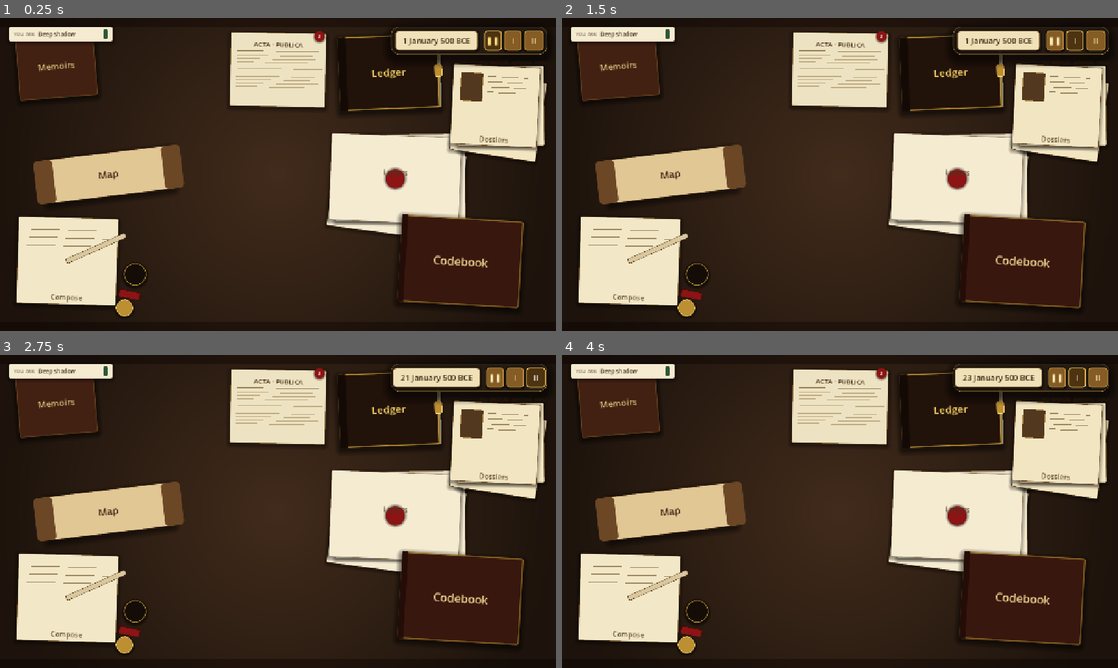
Above: before the commit, frames 1-4 (two rows, left to right).
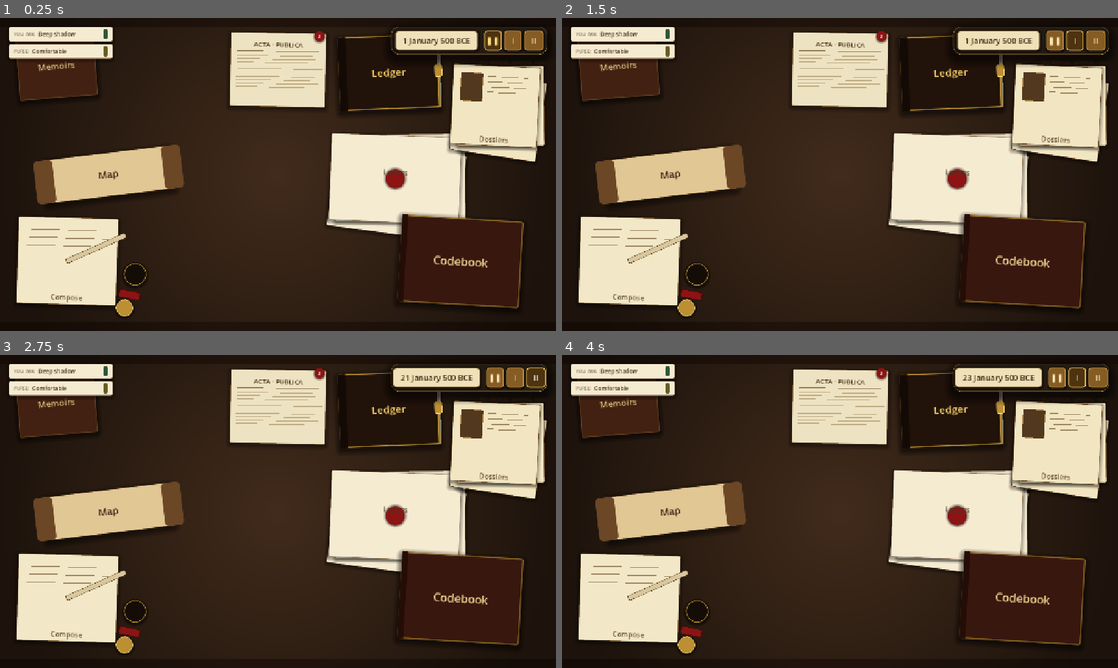
Above: after the commit, the same moments.

Repository: sweetpickle-24/silent-dominion
Game: Godot game, scene res://scenes/table/table.tscn
Same seed, same stepped clock (60 frames per second), same inputs: the game is played once before the commit and once after it.
Inputs:
- Up to frame 1 (0.25 s): no input
- Up to frame 2 (1.5 s): click "❚❚" at 0.5 s; click "I" at 1.25 s
- Up to frame 3 (2.75 s): click "II" at 2 s
- Up to frame 4 (4 s): click "❚❚" at 2.75 s; click "I" at 3.5 s

The runs differ from the first frame. In frame 1, 0.9% of the frame differs, in the area x 1-21%, y 8-14%; in frame 2, 0.9%; in frame 3, 0.9%; in frame 4, 0.9%.

Commit message:
feat: host promotion letters and a real player purse
Host transitions (§5) now announce themselves. Crossing the
HOST_THRESHOLD upward drops an inbox letter in the actor's own
voice ('What passed between us was not business; it was a
choice') and logs a quiet public dispatch. Falling back below
the threshold drops a short 'a name falls from the list' note
from your go-between.

Purse autoload tracks real silver; the player sees only a
qualitative band on a small parchment tag beside the exposure
indicator. Bands: bone dry / thin / lean / comfortable / deep /
bottomless, each with a tooltip blurb.

Monthly income is a small base stipend plus per-host bonuses
(merchant hosts pay meaningfully more). Action issuance now
refuses anything the purse cannot cover and deducts silver_cost
on issue. Compose cards that you cannot afford get their own
inline gate line, distinct from exposure blocks and missing-host
blocks.

Save blob persists purse state alongside everything else.

Diff:
--- a/project.godot
+++ b/project.godot
@@ -26,6 +26,7 @@
 Actions="*res://scripts/action_runner.gd"
 Exposure="*res://scripts/exposure_manager.gd"
 KingdomEconomy="*res://scripts/kingdom_economy.gd"
+Purse="*res://scripts/player_purse.gd"
 PublicNews="*res://scripts/public_news.gd"
 WorldAI="*res://scripts/world_ai.gd"
 SaveManager="*res://scripts/save_manager.gd"
--- a/scenes/table/table.gd
+++ b/scenes/table/table.gd
@@ -16,6 +16,7 @@
 const LedgerViewScript: Script          = preload("res://scripts/ledger_view.gd")
 const PublicNewsViewScript: Script      = preload("res://scripts/public_news_view.gd")
 const MapViewScript: Script             = preload("res://scripts/map_view.gd")
+const PurseIndicatorScript: Script      = preload("res://scripts/purse_indicator.gd")
 
 # --- Node references ----------------------------------------------------------
 
@@ -84,6 +85,7 @@
 	_wire_time_dial()
 	_install_pending_tray()
 	_install_exposure_indicator()
+	_install_purse_indicator()
 	_install_public_news_badge()
 
 
@@ -189,6 +191,22 @@
 	ind.offset_top = 20.0
 	ind.offset_right = 260.0
 	ind.offset_bottom = 54.0
+	ind.mouse_filter = Control.MOUSE_FILTER_PASS
+	add_child(ind)
+
+
+func _install_purse_indicator() -> void:
+	var ind: Control = Control.new()
+	ind.set_script(PurseIndicatorScript)
+	ind.name = "PurseIndicator"
+	ind.anchor_left = 0.0
+	ind.anchor_right = 0.0
+	ind.anchor_top = 0.0
+	ind.anchor_bottom = 0.0
+	ind.offset_left = 20.0
+	ind.offset_top = 60.0
+	ind.offset_right = 260.0
+	ind.offset_bottom = 94.0
 	ind.mouse_filter = Control.MOUSE_FILTER_PASS
 	add_child(ind)
 
--- a/scripts/action_runner.gd
+++ b/scripts/action_runner.gd
@@ -64,6 +64,16 @@
 		push_warning("[Actions] Action '%s' blocked by exposure level: %s" %
 			[action_id, Exposure.level_name()])
 		return Scheduler.INVALID_HANDLE
+
+	if def.silver_cost > 0 and not Purse.can_afford(def.silver_cost):
+		push_warning("[Actions] Action '%s' refused: purse cannot cover %d silver" %
+			[action_id, def.silver_cost])
+		return Scheduler.INVALID_HANDLE
+
+	# Deduct now — spending the coin is part of issuing the action, not
+	# of resolving it. If the letter fails, the silver stays spent.
+	if def.silver_cost > 0:
+		Purse.spend(def.silver_cost)
 
 	var delay: int = _rng.randi_range(def.min_days_to_resolve, def.max_days_to_resolve)
 	var fire_day: int = GameClock.absolute_day() + delay
--- a/scripts/actor_registry.gd
+++ b/scripts/actor_registry.gd
@@ -93,12 +93,68 @@
 
 ## Shift an actor's relationship toward the player by `delta`, clamped
 ## to [-100, +100]. Returns the new value (or 0 if the actor is unknown).
+##
+## When the shift crosses the HOST_THRESHOLD upward (or back under it
+## downward) this also publishes an inbox letter and a public-dispatch
+## note, so the player gets explicit feedback on the §5 transition.
 func adjust_relationship(id: StringName, delta: int) -> int:
 	var a: Actor = get_actor(id)
 	if a == null:
 		return 0
+	var was_host: bool = a.is_host()
 	a.relationship = clampi(a.relationship + delta, -100, 100)
+	var now_host: bool = a.is_host()
+	if now_host and not was_host:
+		_announce_host_won(a)
+	elif was_host and not now_host:
+		_announce_host_lost(a)
 	return a.relationship
+
+
+func _announce_host_won(a: Actor) -> void:
+	var date: GameDate = GameDate.make(-GameClock.year, GameClock.month, GameClock.day)
+	var letter_id: StringName = StringName("host_won_%s_%d" % [String(a.id), Time.get_ticks_msec()])
+	var body: String = (
+		"I write this once, and not again. What passed between us these last months was not business; it was a choice, and I have made it. When you send word, I will act. Do not make me regret it.\n\nYours in the work,\n%s"
+	) % a.display_name()
+	var letter: Letter = Letter.create(
+		letter_id,
+		a.display_name(),
+		date,
+		"A letter, in their own hand",
+		body
+	)
+	EventBus.letter_delivered.emit(letter)
+	# Soft public trace too — most hosts don't advertise, but the
+	# scroll is the player's second memory.
+	EventBus.public_event.emit({
+		"kind":       &"host_won",
+		"kingdom_id": a.kingdom_id,
+		"actors":     [String(a.id)],
+		"headline":   "A friend won in %s" % _kingdom_name_for(a.kingdom_id),
+		"body":       "Not a matter for the markets. Noted here only so you do not forget the season in which [url=actor:%s][b]%s[/b][/url] first said yes." % [String(a.id), a.display_name()],
+	})
+
+
+func _announce_host_lost(a: Actor) -> void:
+	var date: GameDate = GameDate.make(-GameClock.year, GameClock.month, GameClock.day)
+	var letter_id: StringName = StringName("host_lost_%s_%d" % [String(a.id), Time.get_ticks_msec()])
+	var body: String = (
+		"%s can no longer be counted among your hands. They have cooled, or been cooled, and what was arranged with them is arranged no longer. Treat them as any other name on the table now — not an enemy, but not yours."
+	) % a.display_name()
+	var letter: Letter = Letter.create(
+		letter_id,
+		"Your go-between",
+		date,
+		"A name falls from the list",
+		body
+	)
+	EventBus.letter_delivered.emit(letter)
+
+
+func _kingdom_name_for(kid: String) -> String:
+	var k: Kingdom = WorldData.get_kingdom(kid)
+	return k.kingdom_name if k != null else kid
 
 
 # --- Debug -------------------------------------------------------------------
--- a/scripts/compose_view.gd
+++ b/scripts/compose_view.gd
@@ -183,7 +183,8 @@
 func _build_action_card(def: ActionDefinition) -> Control:
 	var allowed: bool = Exposure.allows_tier(def.tier)
 	var has_host: bool = not def.requires_host_target or Actors.hosts().size() > 0
-	var enabled: bool = allowed and has_host
+	var can_pay: bool = def.silver_cost <= 0 or Purse.can_afford(def.silver_cost)
+	var enabled: bool = allowed and has_host and can_pay
 
 	var card: Button = Button.new()
 	card.text = ""
@@ -196,6 +197,8 @@
 		card.tooltip_text = Exposure.block_reason(def.tier)
 	elif not has_host:
 		card.tooltip_text = "You have no hosts loyal enough to act for you yet."
+	elif not can_pay:
+		card.tooltip_text = "The purse will not cover this."
 
 	var normal_sb: StyleBoxFlat = _card_stylebox(COLOR_CARD)
 	var hover_sb:  StyleBoxFlat = _card_stylebox(COLOR_CARD_HOVER)
@@ -283,6 +286,14 @@
 		var gate: Label = Label.new()
 		gate.text = "You have no hosts loyal enough to act for you yet. Cultivate one past the threshold first."
 		gate.add_theme_color_override("font_color", COLOR_INK_MUTED)
+		gate.add_theme_font_size_override("font_size", 11)
+		gate.autowrap_mode = TextServer.AUTOWRAP_WORD_SMART
+		vbox.add_child(gate)
+	elif not can_pay:
+		name_label.add_theme_color_override("font_color", COLOR_INK_MUTED)
+		var gate: Label = Label.new()
+		gate.text = "The purse will not cover this. Let the months turn, or pick a cheaper instrument."
+		gate.add_theme_color_override("font_color", COLOR_WAX)
 		gate.add_theme_font_size_override("font_size", 11)
 		gate.autowrap_mode = TextServer.AUTOWRAP_WORD_SMART
 		vbox.add_child(gate)
--- /dev/null
+++ b/scripts/player_purse.gd
@@ -0,0 +1,126 @@
+extends Node
+## Autoloaded as `Purse`. The player's silver on hand.
+##
+## The player never sees the raw figure (§7.6). They see a qualitative
+## band — "lean", "comfortable", "deep", etc. — on the small weight
+## token that sits beside the exposure indicator on the table.
+##
+## Internally the number is real. Action issuance deducts silver_cost;
+## if the purse is too thin, the action is refused. Monthly income is
+## computed as a small base stipend plus a bonus for every mercantile
+## host in your stable (§5: a merchant host routes some of their own
+## coin your way).
+
+signal value_changed(value: int)
+signal band_changed(band: StringName)
+
+const STARTING_SILVER: int = 320
+
+# Monthly income inputs. Kept deliberately modest so the player feels
+# forced to route money carefully, not drown in it.
+const BASE_MONTHLY_STIPEND: int = 12
+const MERCHANT_HOST_INCOME:  int = 18
+const GENERIC_HOST_INCOME:   int = 4
+
+const BANDS: Dictionary = {
+	&"bone_dry":    "Bone dry",
+	&"thin":        "Thin",
+	&"lean":        "Lean",
+	&"comfortable": "Comfortable",
+	&"deep":        "Deep",
+	&"bottomless":  "Bottomless",
+}
+
+var silver: int = STARTING_SILVER
+var _current_band: StringName = &""
+
+
+func _ready() -> void:
+	_current_band = _band_for(silver)
+	GameClock.month_passed.connect(_on_month_passed)
+
+
+# --- Public API --------------------------------------------------------------
+
+func can_afford(amount: int) -> bool:
+	return silver >= amount
+
+
+func spend(amount: int) -> bool:
+	if amount <= 0:
+		return true
+	if silver < amount:
+		return false
+	_set_silver(silver - amount)
+	return true
+
+
+func add(amount: int) -> void:
+	if amount == 0:
+		return
+	_set_silver(silver + amount)
+
+
+func band() -> StringName:
+	return _current_band
+
+
+func band_name() -> String:
+	return String(BANDS.get(_current_band, "Thin"))
+
+
+func band_blurb() -> String:
+	match _current_band:
+		&"bone_dry":    return "The purse is empty. No silver leaves it until silver enters it."
+		&"thin":        return "There is silver, but not much. A single expensive move will strip the bottom."
+		&"lean":        return "Enough for careful work. Not enough for noise."
+		&"comfortable": return "Enough to live many seasons and still pay a paymaster."
+		&"deep":        return "You could fund a small war, quietly."
+		&"bottomless":  return "Silver is no longer the constraint."
+		_:              return ""
+
+
+# --- Monthly tick ------------------------------------------------------------
+
+func _on_month_passed(_y: int, _m: int) -> void:
+	var income: int = BASE_MONTHLY_STIPEND
+	for h in Actors.hosts():
+		if h.role == Actor.Role.MERCHANT:
+			income += MERCHANT_HOST_INCOME
+		else:
+			income += GENERIC_HOST_INCOME
+	if income > 0:
+		add(income)
+
+
+# --- Internal ----------------------------------------------------------------
+
+func _set_silver(new_value: int) -> void:
+	var clamped: int = maxi(new_value, 0)
+	if clamped == silver:
+		return
+	silver = clamped
+	value_changed.emit(silver)
+	var new_band: StringName = _band_for(silver)
+	if new_band != _current_band:
+		_current_band = new_band
+		band_changed.emit(_current_band)
+
+
+func _band_for(v: int) -> StringName:
+	if v <= 0:     return &"bone_dry"
+	if v < 80:     return &"thin"
+	if v < 250:    return &"lean"
+	if v < 800:    return &"comfortable"
+	if v < 2500:   return &"deep"
+	return &"bottomless"
+
+
+# --- Save/load hooks ---------------------------------------------------------
+
+func snapshot() -> Dictionary:
+	return { "silver": silver }
+
+
+func restore(d: Dictionary) -> void:
+	_set_silver(int(d.get("silver", STARTING_SILVER)))
--- /dev/null
+++ b/scripts/purse_indicator.gd
@@ -0,0 +1,110 @@
+extends Control
+## Small parchment tag sitting beside the Exposure indicator. Reports
+## the player's current purse state as a qualitative band only (§7.6).
+##
+## No number is shown. Hover for the short blurb.
+
+const HEIGHT: float = 30.0
+
+const COLOR_PARCHMENT: Color      = Color(0.96, 0.92, 0.82, 1.0)
+const COLOR_PARCHMENT_EDGE: Color = Color(0.55, 0.42, 0.28, 0.7)
+const COLOR_INK: Color            = Color(0.22, 0.14, 0.06, 1.0)
+const COLOR_INK_MUTED: Color      = Color(0.22, 0.14, 0.06, 0.65)
+
+const BAND_COLORS: Dictionary = {
+	&"bone_dry":    Color(0.55, 0.08, 0.08, 1.0),
+	&"thin":        Color(0.72, 0.28, 0.12, 1.0),
+	&"lean":        Color(0.62, 0.45, 0.10, 1.0),
+	&"comfortable": Color(0.40, 0.36, 0.14, 1.0),
+	&"deep":        Color(0.18, 0.34, 0.22, 1.0),
+	&"bottomless":  Color(0.18, 0.34, 0.22, 1.0),
+}
+
+var _panel: PanelContainer
+var _dot: Panel
+var _label_prefix: Label
+var _label_band: Label
+
+
+func _ready() -> void:
+	custom_minimum_size = Vector2(230, HEIGHT)
+	mouse_filter = MOUSE_FILTER_PASS
+	_build()
+	_refresh()
+	Purse.band_changed.connect(_on_band_changed)
+	Purse.value_changed.connect(_on_value_changed)
+
+
+func _build() -> void:
+	_panel = PanelContainer.new()
+	_panel.anchor_right = 1.0
+	_panel.anchor_bottom = 1.0
+	_panel.mouse_filter = MOUSE_FILTER_STOP
+	var sb: StyleBoxFlat = StyleBoxFlat.new()
+	sb.bg_color = COLOR_PARCHMENT
+	sb.border_color = COLOR_PARCHMENT_EDGE
+	sb.border_width_left = 1
+	sb.border_width_right = 1
+	sb.border_width_top = 1
+	sb.border_width_bottom = 1
+	sb.corner_radius_top_left = 4
+	sb.corner_radius_top_right = 4
+	sb.corner_radius_bottom_left = 4
+	sb.corner_radius_bottom_right = 4
+	sb.shadow_color = Color(0, 0, 0, 0.35)
+	sb.shadow_size = 8
+	sb.shadow_offset = Vector2(0, 3)
+	sb.content_margin_left = 12
+	sb.content_margin_right = 12
+	sb.content_margin_top = 5
+	sb.content_margin_bottom = 5
+	_panel.add_theme_stylebox_override("panel", sb)
+	add_child(_panel)
+
+	var row: HBoxContainer = HBoxContainer.new()
+	row.add_theme_constant_override("separation", 8)
+	row.mouse_filter = MOUSE_FILTER_IGNORE
+	_panel.add_child(row)
+
+	_label_prefix = Label.new()
+	_label_prefix.text = "PURSE:"
+	_label_prefix.add_theme_color_override("font_color", COLOR_INK_MUTED)
+	_label_prefix.add_theme_font_size_override("font_size", 10)
+	row.add_child(_label_prefix)
+
+	_label_band = Label.new()
+	_label_band.add_theme_color_override("font_color", COLOR_INK)
+	_label_band.add_theme_font_size_override("font_size", 13)
+	row.add_child(_label_band)
+
+	var spacer: Control = Control.new()
+	spacer.size_flags_horizontal = Control.SIZE_EXPAND_FILL
+	row.add_child(spacer)
+
+	_dot = Panel.new()
+	_dot.custom_minimum_size = Vector2(10, 10)
+	row.add_child(_dot)
+
+
+func _refresh() -> void:
+	_label_band.text = Purse.band_name()
+	_panel.tooltip_text = Purse.band_blurb()
+	var sb: StyleBoxFlat = StyleBoxFlat.new()
+	sb.bg_color = BAND_COLORS.get(Purse.band(), COLOR_INK)
+	sb.corner_radius_top_left = 8
+	sb.corner_radius_top_right = 8
+	sb.corner_radius_bottom_left = 8
+	sb.corner_radius_bottom_right = 8
+	_dot.add_theme_stylebox_override("panel", sb)
+
+
+func _on_band_changed(_band: StringName) -> void:
+	_refresh()
+	var tw: Tween = create_tween().set_parallel(true)
+	tw.tween_property(_panel, "scale", Vector2(1.06, 1.06), 0.10)
+	tw.chain().tween_property(_panel, "scale", Vector2.ONE, 0.18) \
+		.set_trans(Tween.TRANS_CUBIC).set_ease(Tween.EASE_OUT)
+
+
+func _on_value_changed(_v: int) -> void:
+	_panel.tooltip_text = Purse.band_blurb()
--- a/scripts/save_manager.gd
+++ b/scripts/save_manager.gd
@@ -89,6 +89,7 @@
 		"exposure":  Exposure.snapshot(),
 		"kingdoms":  KingdomEconomy.snapshot(),
 		"news":      PublicNews.snapshot(),
+		"purse":     Purse.snapshot(),
 	}
 
 
@@ -107,6 +108,8 @@
 		KingdomEconomy.restore(blob["kingdoms"])
 	if blob.has("news"):
 		PublicNews.restore(blob["news"])
+	if blob.has("purse"):
+		Purse.restore(blob["purse"])
 
 
 # --- Clock -------------------------------------------------------------------
Not shown, added: scripts/map_view.gd.uid
Not shown, added: scripts/public_news.gd.uid
Not shown, added: scripts/public_news_view.gd.uid
Not shown, added: scripts/world_ai.gd.uid
